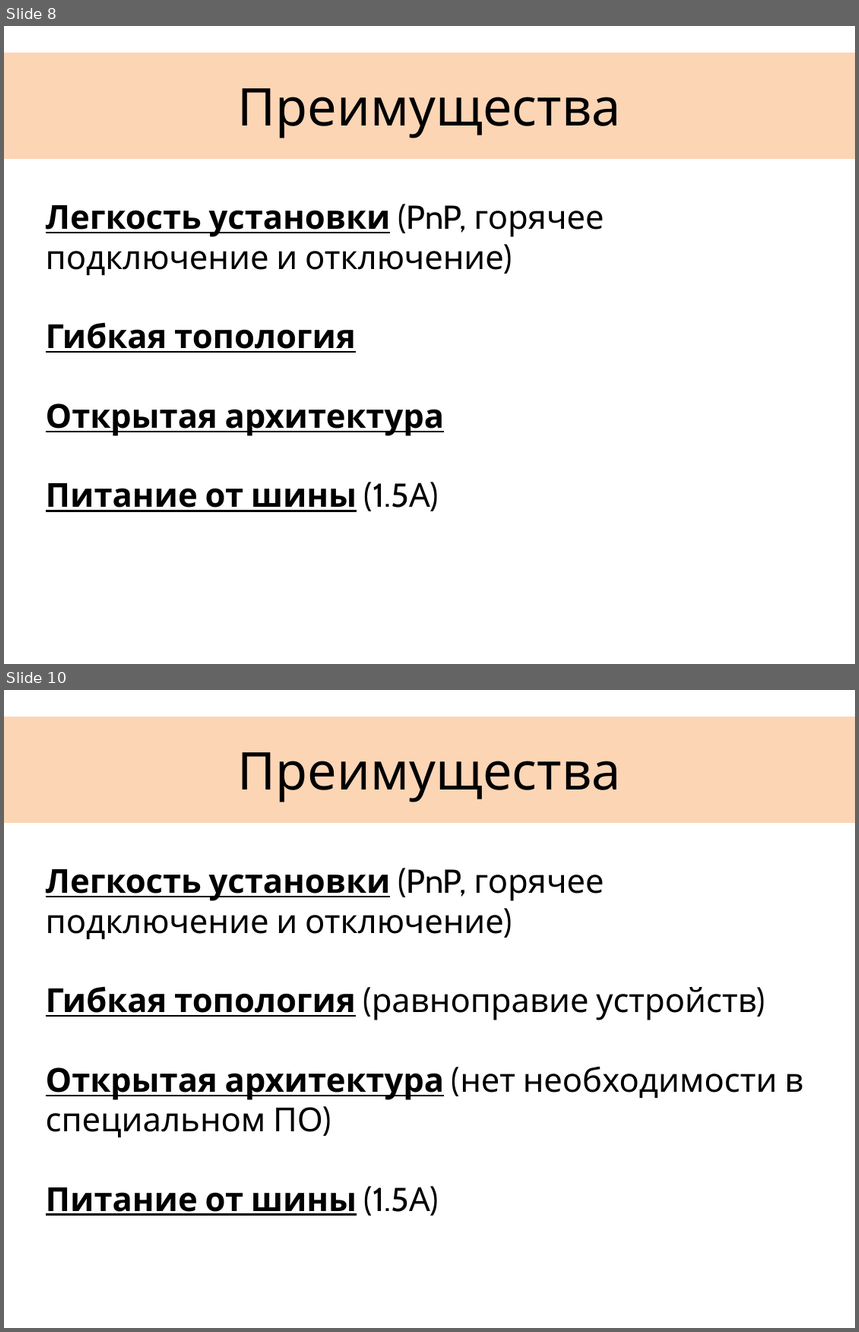
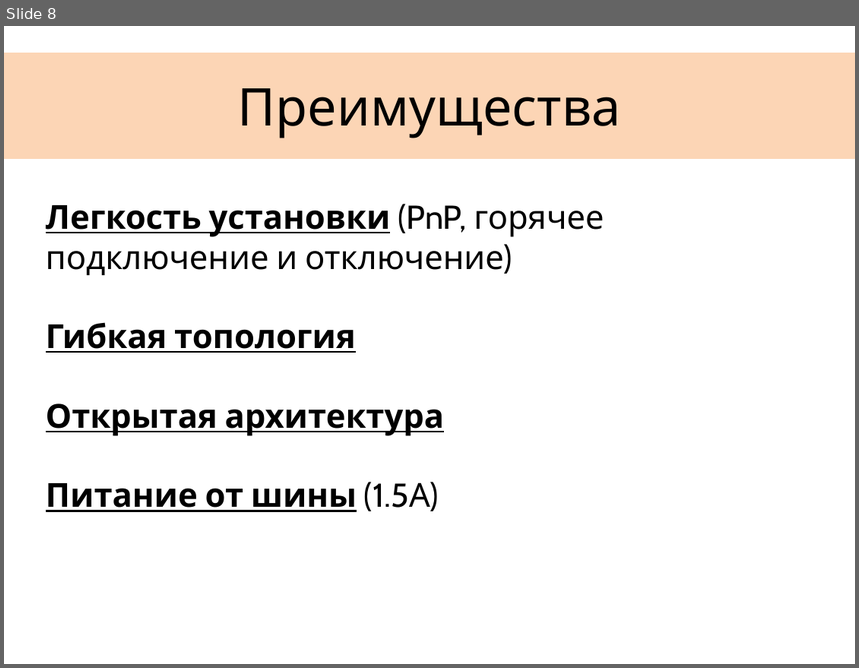
Before and after one commit to gosha92/FireWire, a slide deck: FireWire.pptx. Shown one above the other, each under a label of ours: slides 8 and 10 before the commit, slide 8 after it; the slides between them are not shown. The pictures are 859x1332 and 859x668 pixels, drawn with LibreOffice and Linux fonts; fonts in the diff are those of the drawing. Boxes give left, top, right and bottom in pixels: in the first picture for what was removed or moved away, otherwise in the second. Text is boxed around its words. In the diff, an @@ line names an element or a change of style, - is before the commit and + after.

```diff
--- a/FireWire.pptx
+++ b/FireWire.pptx
@@ slide 10 removed at bbox=[4, 690, 855, 1328], background #FFFFFF; not listed: 1 template element that a slide beside it also shows @@
@@ title removed at bbox=[237, 752, 621, 802] @@
-Преимущества
@@ text removed at bbox=[46, 868, 804, 1216] @@
-Легкость установки (PnP, горячее подключение и отключение)
-Гибкая топология (равноправие устройств)
-Открытая архитектура (нет необходимости в специальном ПО)
-Питание от шины (1.5А)
```
Also in this commit, not shown: 2 slides changed, 8 slides added.
